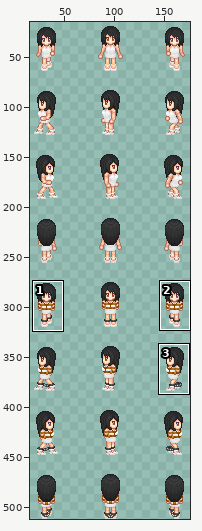
Two versions of one sprite sheet, img/characters/MV_FF8_Rinoa.png. Above: a wide view before the commit, with the close-up outlined.
Close-up. Earlier state:
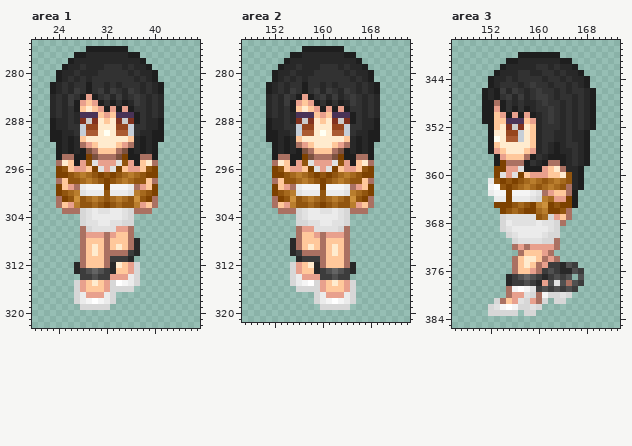
The file is 768x512 pixels. Shown: area 1: x 20..47, y 275..322; area 2: x 147..174, y 275..321; area 3: x 146..173, y 338..385. The wide view leaves out empty margins. The commit also changed other parts of the picture, which this record leaves out.
And afterwards:
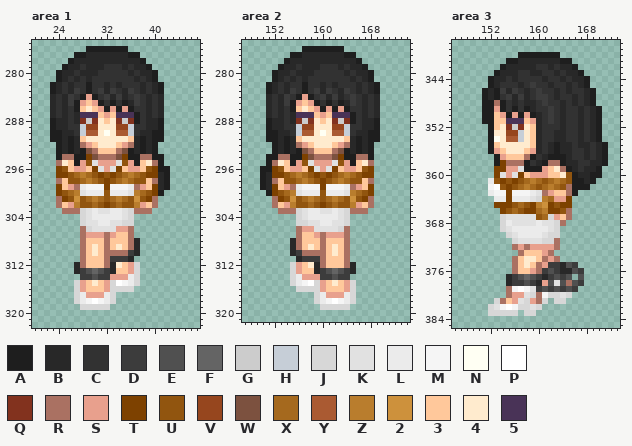
Palette (. is transparent): A #1e1e1e  B #282828  C #323232  D #3c3c3c  E #505050  F #646464  G #cccccc  H #c6ced7  J #d7d7d7  K #e1e1e1  L #ebebeb  M #f5f5f5  N #fffff3  P #ffffff  Q #82321e  R #aa7162  S #e8a08d  T #7d4100  U #91550f  V #96461e  W #7c513f  X #a5691e  Y #aa5a32  Z #b97d2d  2 #cd913c  3 #ffc89b  4 #ffebce  5 #493357
Difference:
Area 1:
There is now colour A in rows 294 to 295 at x 41; in row 296 at x 41 to 42; in rows 297 to 299 at x 42; in row 300 at x 41.
There is now colour B in rows 297 to 299 at x 41.
Area 2:
There is now colour A in rows 294 to 295 at x 151; in row 296 at x 150 to 151; in rows 297 to 299 at x 150; in row 300 at x 151.
There is now colour B in rows 297 to 299 at x 151.
Area 3:
There is now colour A in rows 349 to 354 at x 170; in rows 355 to 358 at x 171; in row 359 at x 170; in row 360 at x 169 to 170; in row 361 at x 169; in row 362 at x 168.
The edit turns colour B into colour A in row 359 at x 165; in rows 360 to 362 at x 166.
There is now colour B in rows 353 to 354 at x 169; in rows 355 to 357 at x 170; in row 358 at x 169 to 170; in row 359 at x 168 to 169; in rows 360 to 361 at x 168.
The edit turns colour A into colour B in rows 349 to 352 at x 169; in rows 355 to 357 at x 168; in row 360 at x 167.
The edit turns colour C into colour B in rows 349 to 352 at x 167; in row 355 at x 165; in row 358 at x 166.
There is now colour C in rows 355 to 357 at x 169.
The edit turns colour A into colour C in rows 353 to 354 at x 168; in row 358 at x 168; in row 359 at x 167.
The edit turns colour B into colour C in rows 349 to 352 at x 166 and 168; in rows 353 to 354 at x 166; in rows 356 to 358 at x 167.
Colour A is gone in rows 364 to 365 at x 166.
Changed places in both close-ups, as pixel boxes (x1, y1, x2, y2):
added: (158, 154, 170, 196)
added: (260, 154, 272, 196)
changed: (566, 106, 608, 208)
